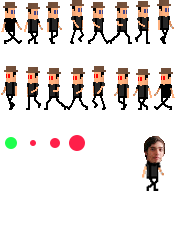
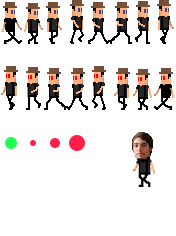
Layers edited between the first and the second 176px x 236px image:
painted on "Layer 5" over [132, 132, 165, 191]
